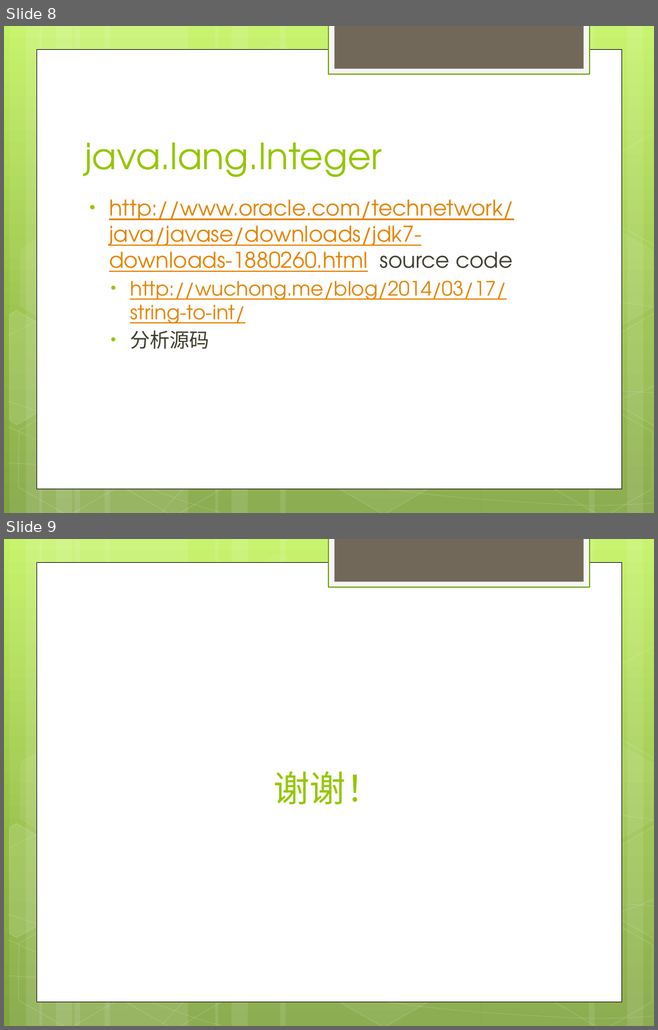
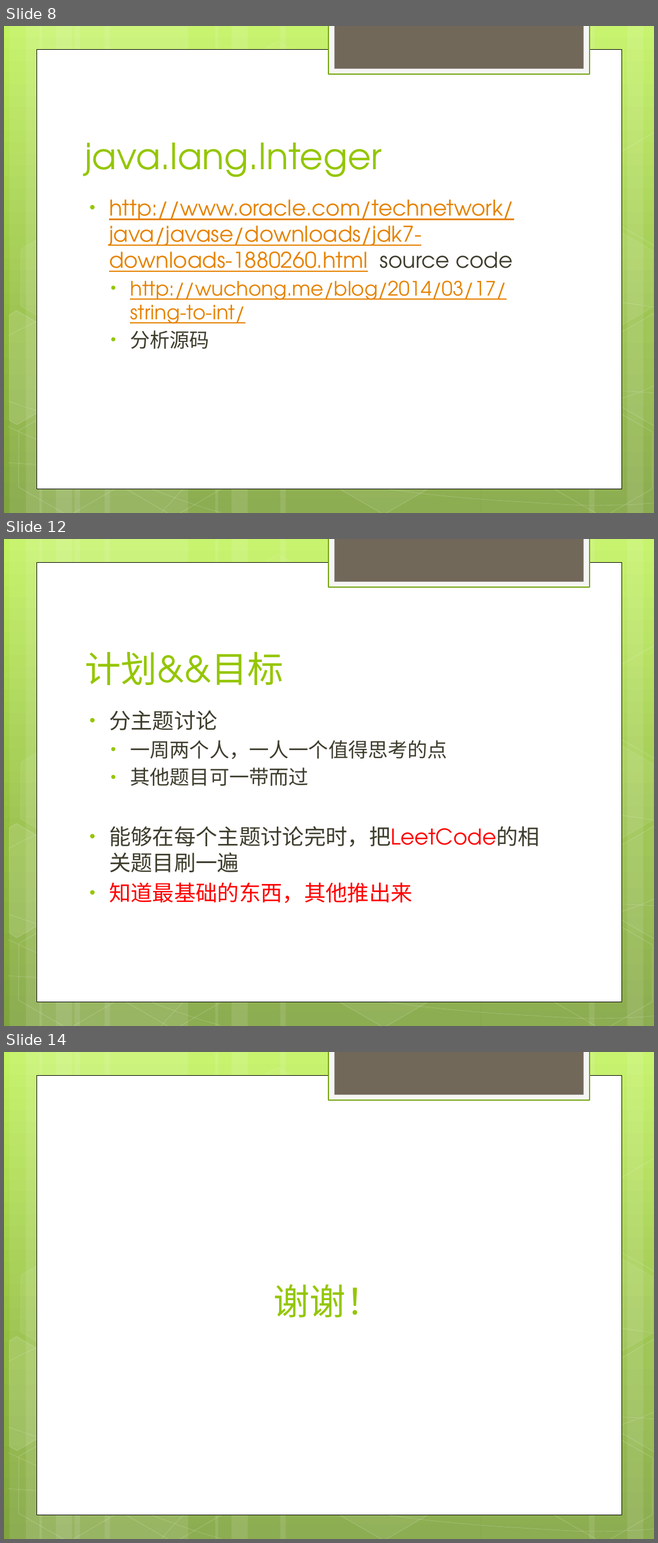
Before and after one commit to novostary/LeetCode, a slide deck: algorithm/string/string - zx.pptx. Shown one above the other, each under a label of ours: slides 8 and 9 before the commit, slides 8, 12 and 14 after it; the slides between them are not shown. The pictures are 658x1030 and 658x1543 pixels, drawn with LibreOffice and Linux fonts; fonts in the diff are those of the drawing. Boxes give left, top, right and bottom in pixels: in the first picture for what was removed or moved away, otherwise in the second. Text is boxed around its words. In the diff, an @@ line names an element or a change of style, - is before the commit and + after.

```diff
--- a/algorithm/string/string - zx.pptx
+++ b/algorithm/string/string - zx.pptx
@@ slide 12 added at (4,539,654,1026), background gradient #C3F35F to #93BF3F to #81A53E; not listed: 31 template elements that a slide beside it also shows @@
@@ title added at (85,652,284,685), 40 pt, text #94C600 @@
+计划&&目标
@@ text added at (109,710,539,903), 24 pt, text #3E3D2D @@
+• 分主题讨论
+  • 一周两个人，一人一个值得思考的点
+  • 其他题目可一带而过
+• 能够在每个主题讨论完时，把LeetCode的相关题目刷一遍
+• 知道最基础的东西，其他推出来
@@ what was slide 9 is now slide 14 @@
```
Also in this commit, not shown: 1 slide changed, 4 other slides added, 10 other files.
